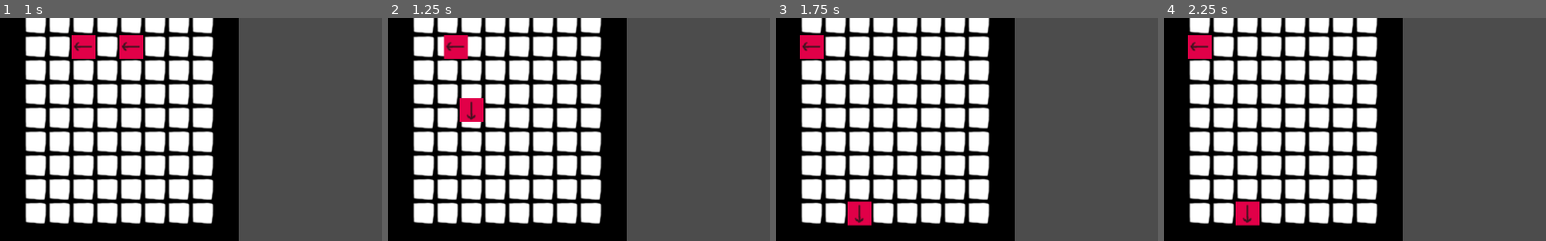
Above: before the commit, frames 1-4 (left to right).
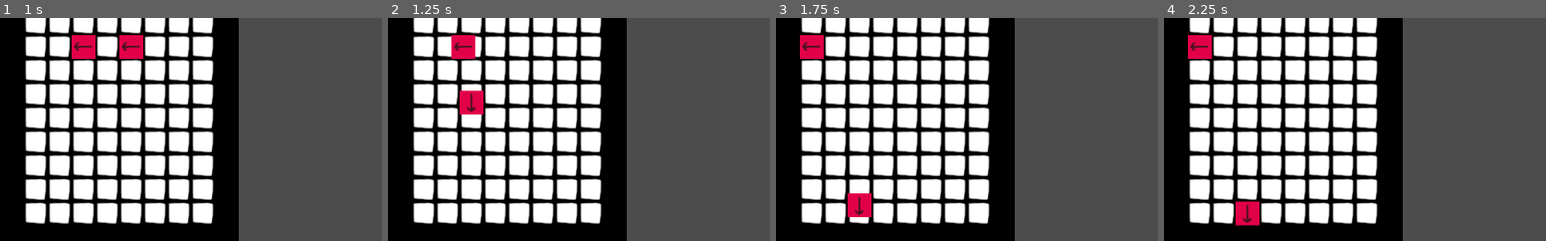
Above: after the commit, the same moments.

Repository: Denomycor/GSD1
Game: Godot game, scene res://source/board/Board.tscn
Two runs of this game, one before a commit and one after it. Both use one fixed random seed, a clock stepped at 60 frames per second and the inputs below. The project has no main scene, so this scene is started directly.
Inputs:
- Up to frame 1 (1 s): tap Enter at 0.5 s
- Up to frame 2 (1.25 s): no input
- Up to frame 3 (1.75 s): no input
- Up to frame 4 (2.25 s): no input
The pictures show only the part of the screen within x 0-50%, y 12-62%; the shares and areas given below are measured in that part.

Frame 1 is identical in both runs. In frame 2, 1.0% of the frame differs, in the area x 14-25%, y 7-47%; in frame 3, 0.5%; in frame 4, nothing differs.

Commit message:
checkpoint

Diff:
--- a/source/board/Board.gd
+++ b/source/board/Board.gd
@@ -10,12 +10,12 @@
 var pieces
 var subs
 var format
-const play_speed := 0.1
+var play_speed := 0.1
 var piece_id_count := 0 # limit 9223372036854775807
 
 func _ready():
 
-	$Timer.wait_time = play_speed
+	$Timer.wait_time = play_speed*1.01
 	init([
 	"wwwwwwwwwwww",
 	"weeeeeeeeeew",
@@ -91,6 +91,7 @@
 func process_effects(piece, move_list, next_list, immediate_list):
 	# 1 - check anyone affects you
 	for effect in subs[piece.boardPos.x][piece.boardPos.y]:
+
 		var changes = effect.process_effect(piece)
 		helper.append_piece_array_no_duplicates(move_list, changes[0])
 		helper.append_piece_array_no_duplicates(next_list, changes[1])
--- a/source/effects/Effects.gd
+++ b/source/effects/Effects.gd
@@ -12,5 +12,5 @@
 
 
 #returns pieces that changed state and need to be evaluated, [move_list, immediate_list]
-func _process_effect(affected_pieces):
+func _process_effect(affected_piece):
 	pass #todo
